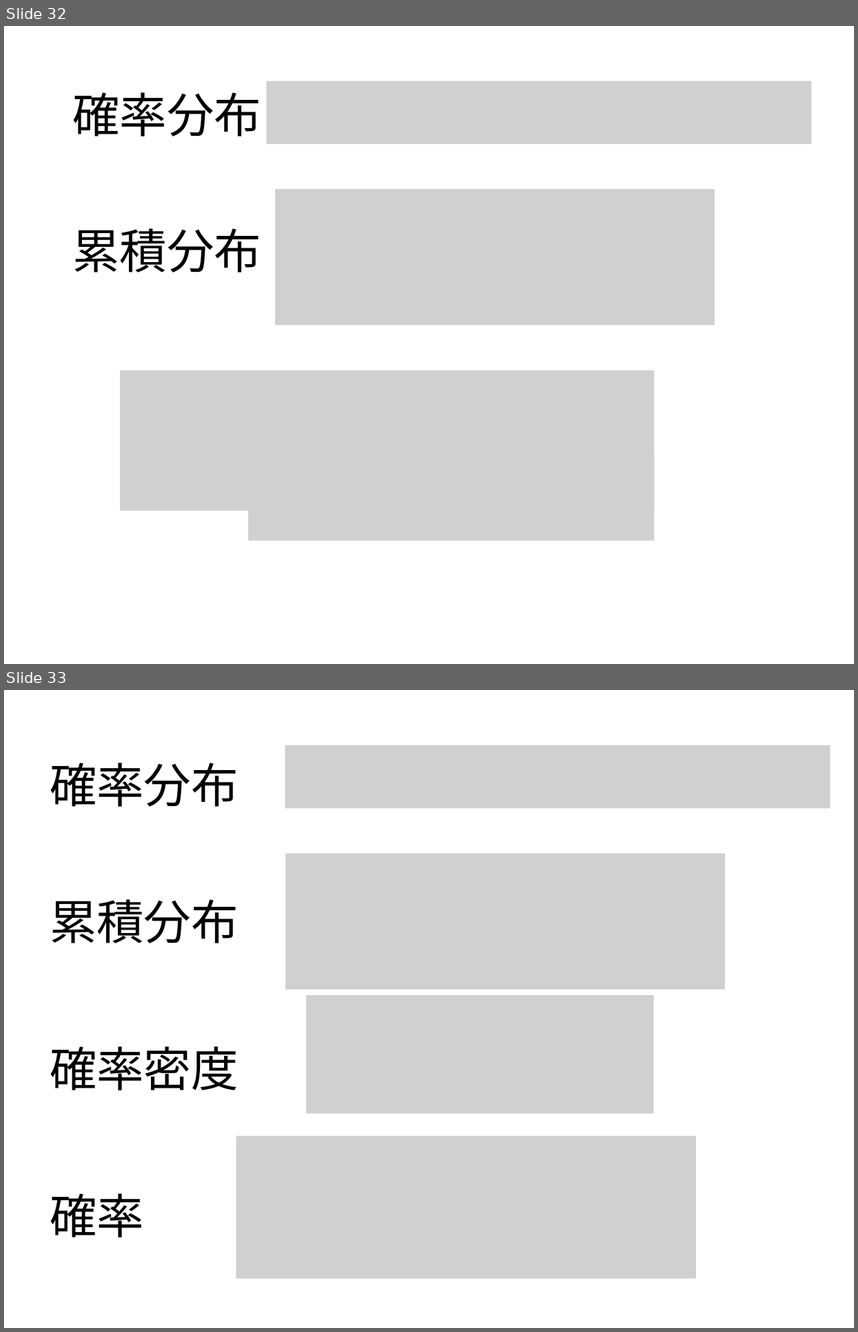
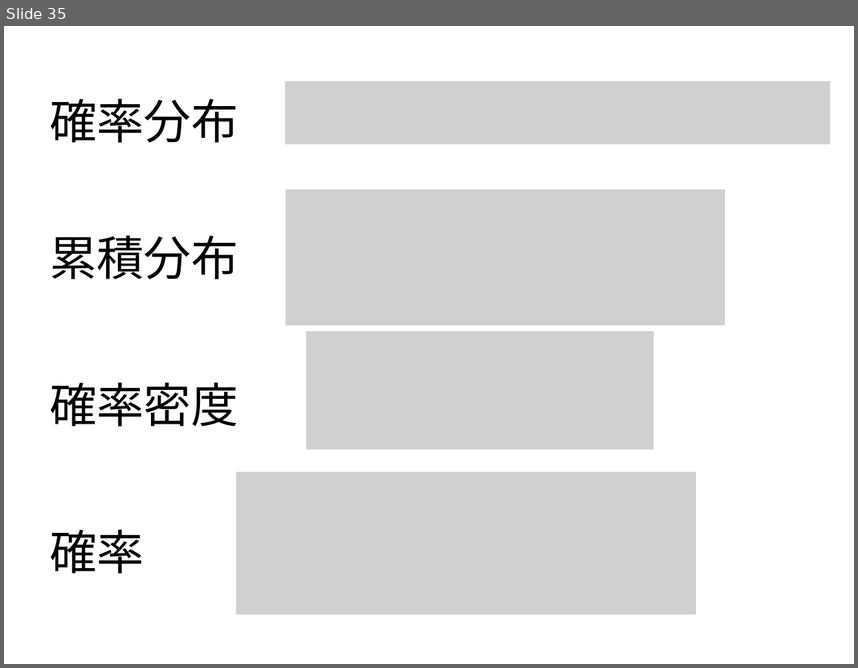
Before and after one commit to kilometer0101/TokyoR79, a slide deck: TokyoR79.pptx. Shown one above the other, each under a label of ours: slides 32 and 33 before the commit, slide 35 after it. The pictures are 858x1332 and 858x668 pixels, drawn with LibreOffice and Linux fonts; fonts in the diff are those of the drawing; grey boxes stand for pictures. Boxes give left, top, right and bottom in pixels: in the first picture for what was removed or moved away, otherwise in the second. Text is boxed around its words. In the diff, an @@ line names an element or a change of style, - is before the commit and + after.

```diff
--- a/TokyoR79.pptx
+++ b/TokyoR79.pptx
@@ slide 32 removed at bbox=[4, 26, 854, 664], background #FFFFFF @@
@@ picture removed at bbox=[267, 81, 811, 144] @@
@@ text removed at bbox=[72, 92, 261, 136] @@
-確率分布
@@ picture removed at bbox=[275, 190, 715, 325] @@
@@ text removed at bbox=[72, 228, 261, 272] @@
-累積分布
@@ picture removed at bbox=[121, 370, 654, 510] @@
@@ picture removed at bbox=[248, 454, 653, 540] @@
@@ what was slide 33 is now slide 35 @@
```
Also in this commit, not shown: 4 slides added, 1 other slide removed, 2 other files.
